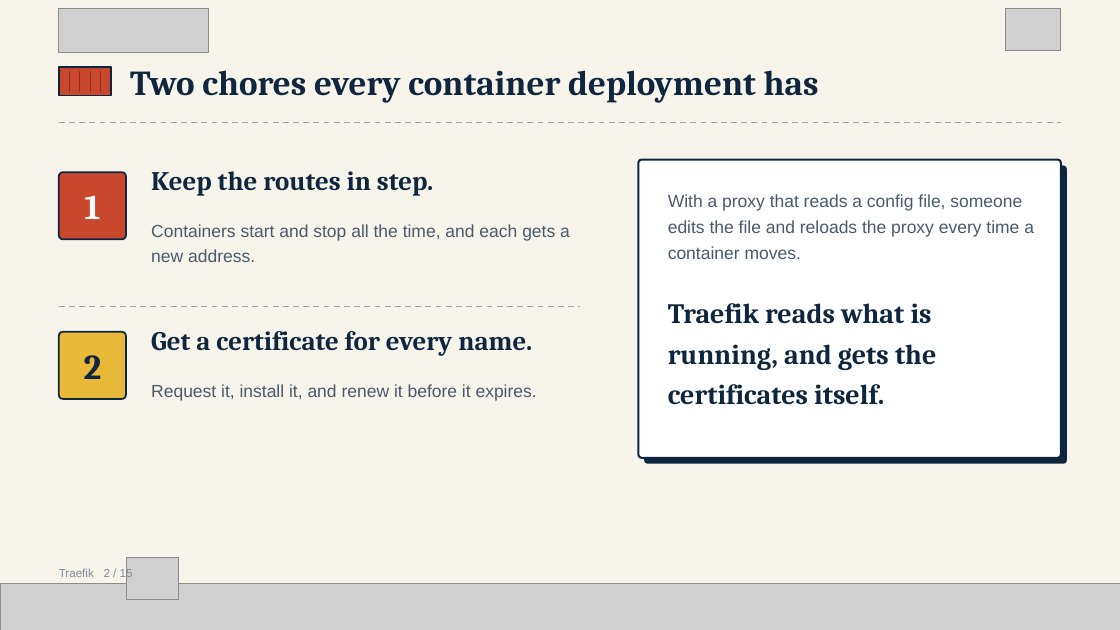
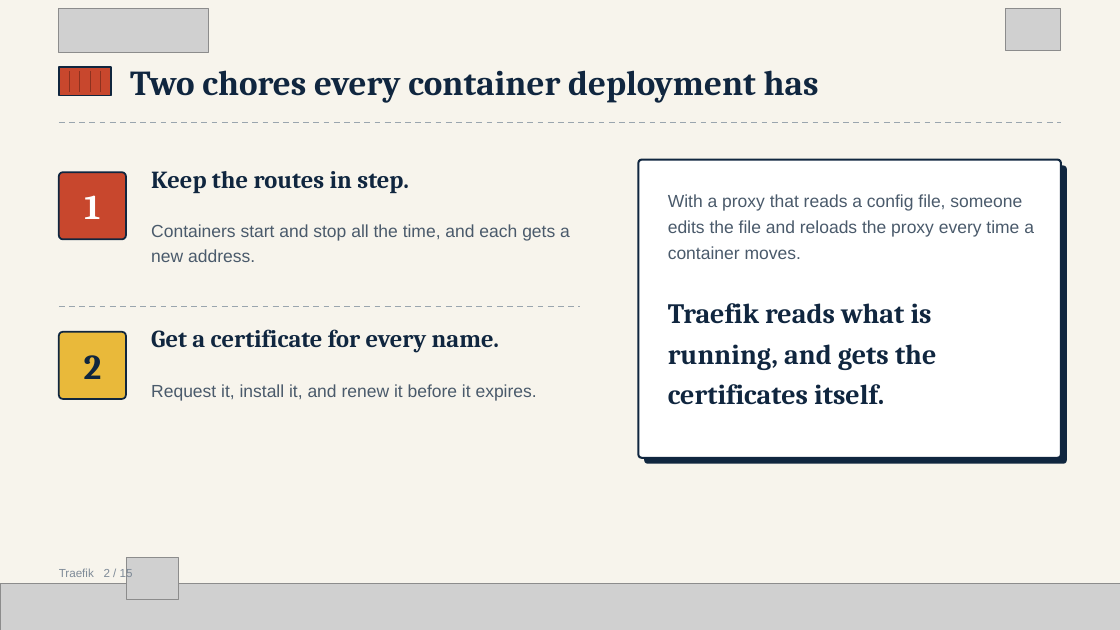
Before and after one commit to altf4-games/tugboat, a slide deck: slide 2 of docs/Traefik-Theory-IA-Presentation.pptx. Drawn at 1120x630 pixels with LibreOffice and Linux fonts; fonts in the diff are those of the drawing; grey boxes stand for pictures. Boxes give left, top, right and bottom in pixels: in the first picture for what was removed or moved away, otherwise in the second. Text is boxed around its words. In the diff, an @@ line names an element or a change of style, - is before the commit and + after.

```diff
--- a/docs/Traefik-Theory-IA-Presentation.pptx
+++ b/docs/Traefik-Theory-IA-Presentation.pptx
@@ text "Keep the routes in step." at bbox=[151, 171, 408, 193]: size 23 to 21 pt @@
@@ text "Get a certificate for every ..." at bbox=[151, 329, 499, 353]: size 23 to 21 pt @@
```
Also in this commit, not shown: 2 other files.
